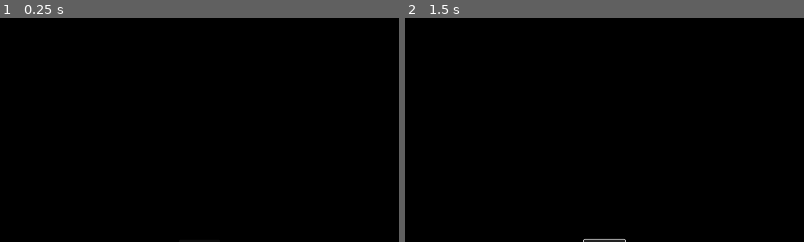
Above: before the commit, frames 1-2 (left to right).
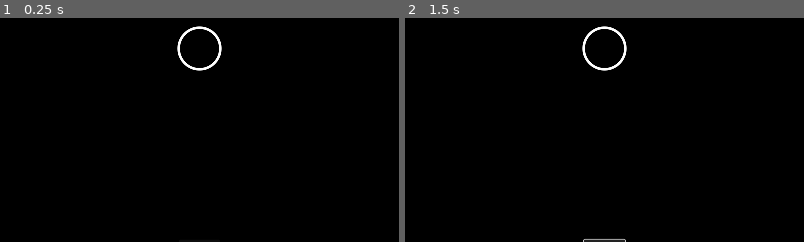
Above: after the commit, the same moments.

Repository: paceyn/art_coding_u24_interactive_simulation
Game: Godot game, scene res://main.tscn
Two runs of this game, one before a commit and one after it. Both use one fixed random seed, a clock stepped at 60 frames per second and the inputs below.
Inputs:
- Up to frame 1 (0.25 s): no input
- Up to frame 2 (1.5 s): click "Regenerate" at 0.5 s; click "Regenerate" at 1.25 s
The pictures show only the part of the screen within x 25-75%, y 43-93%; the shares and areas given below are measured in that part.

The runs differ from the first frame. In frame 1, 0.4% of the frame differs, in the area x 44-56%, y 3-24%; in frame 2, 0.4%.

Commit message:
WIP ball tether

Diff:
--- /dev/null
+++ b/CentralCircle.gd
@@ -0,0 +1,33 @@
+extends RigidBody2D
+
+@export var radius = 50
+
+var held = false
+
+
+func _draw():
+	draw_circle(Vector2.ZERO, radius, Color.BLACK)
+	draw_arc(Vector2.ZERO, radius, 0, TAU, 360, Color.WHITE, 5, true)
+
+
+func _unhandled_input(event):
+	if event is InputEventMouseMotion and held:
+		translate(event.relative)
+	if event is InputEventMouseButton and not event.pressed:
+		held = false
+
+
+func _input_event(viewport, event, shape_idx):
+	if event is InputEventMouseButton and event.button_index == MOUSE_BUTTON_LEFT and event.pressed:
+		held = true
+
+
+# Called when the node enters the scene tree for the first time.
+func _ready():
+	get_node("Hitbox").shape.radius = radius
+
+
+# Called every frame. 'delta' is the elapsed time since the previous frame.
+func _process(delta):
+	if not held:
+		apply_central_force(-position)
--- /dev/null
+++ b/TetherLine.gd
@@ -0,0 +1,12 @@
+extends Line2D
+
+
+# Called when the node enters the scene tree for the first time.
+func _ready():
+	pass
+
+
+# Called every frame. 'delta' is the elapsed time since the previous frame.
+func _process(delta):
+	points[1] = get_node("CentralCircle").position
+	width = (points[1] - points[0]).length() / 50
--- /dev/null
+++ b/glow_effect_2d.gdshader
@@ -0,0 +1,36 @@
+// https://godotshaders.com/shader/glow-effect-2d/
+
+shader_type canvas_item;
+
+uniform vec4 color1 : source_color;
+uniform vec4 color2 : source_color;
+uniform float threshold;
+uniform float intensity;
+uniform float opacity;
+uniform vec4 glow_color : source_color;
+
+void fragment() {
+	// Get the pixel color from the texture
+	vec4 pixel_color = texture(TEXTURE, UV);
+
+	// Calculate the distance between the pixel color and the first source color
+	float distance = length(pixel_color - color1);
+
+	// Calculate the distance between the pixel color and the second source color
+	float distance_second = length(pixel_color - color2);
+
+	// Create a new variable to store the modified glow color
+	vec4 modified_glow_color = glow_color;
+
+	// Set the alpha value of the modified glow color to the specified opacity
+	modified_glow_color.a = opacity;
+
+	// If the distance to either source color is below the threshold, set the output color to a blend of the pixel color and the modified glow color
+	if (distance < threshold || distance_second < threshold) {
+		COLOR = mix(pixel_color, modified_glow_color * intensity, modified_glow_color.a);
+	}
+	// Otherwise, set the output color to the pixel color
+	else {
+		COLOR = pixel_color;
+	}
+}
--- a/main.tscn
+++ b/main.tscn
@@ -1,16 +1,27 @@
-[gd_scene load_steps=5 format=3 uid="uid://quky2wkdc58c"]
+[gd_scene load_steps=8 format=3 uid="uid://quky2wkdc58c"]
 
-[ext_resource type="Shader" uid="uid://ide4373nndng" path="res://shaders/background.tres" id="1_4u5kx"]
+[ext_resource type="Script" path="res://CentralCircle.gd" id="1_jq000"]
+[ext_resource type="Script" path="res://TetherLine.gd" id="2_lf0m1"]
+
+[sub_resource type="VisualShader" id="VisualShader_fj504"]
+code = "shader_type spatial;
+render_mode blend_mix, depth_draw_opaque, cull_back, diffuse_lambert, specular_schlick_ggx;
+
+
+
+"
 
 [sub_resource type="ShaderMaterial" id="ShaderMaterial_kv8un"]
 render_priority = 0
-shader = ExtResource("1_4u5kx")
+shader = SubResource("VisualShader_fj504")
 
 [sub_resource type="Gradient" id="Gradient_pg2xn"]
 colors = PackedColorArray(0, 0, 0, 1, 0, 0, 0, 1)
 
 [sub_resource type="GradientTexture1D" id="GradientTexture1D_j8yv7"]
 gradient = SubResource("Gradient_pg2xn")
+
+[sub_resource type="CircleShape2D" id="CircleShape2D_nir6v"]
 
 [node name="Main" type="Node2D"]
 
@@ -37,3 +48,15 @@
 offset_right = 49.0
 offset_bottom = 492.0
 text = "Regenerate"
+
+[node name="TetherLine" type="Line2D" parent="."]
+points = PackedVector2Array(0, 0, 0, 0)
+script = ExtResource("2_lf0m1")
+
+[node name="CentralCircle" type="RigidBody2D" parent="TetherLine"]
+z_index = 1
+input_pickable = true
+script = ExtResource("1_jq000")
+
+[node name="Hitbox" type="CollisionShape2D" parent="TetherLine/CentralCircle"]
+shape = SubResource("CircleShape2D_nir6v")
--- a/project.godot
+++ b/project.godot
@@ -20,3 +20,14 @@
 window/size/viewport_width=1920
 window/size/viewport_height=1080
 window/size/resizable=false
+
+[physics]
+
+3d/default_gravity=0.0
+3d/default_gravity_vector=Vector3(0, 0, 0)
+2d/default_gravity=0.0
+2d/default_gravity_vector=Vector2(0, 0)
+
+[rendering]
+
+anti_aliasing/quality/screen_space_aa=1
